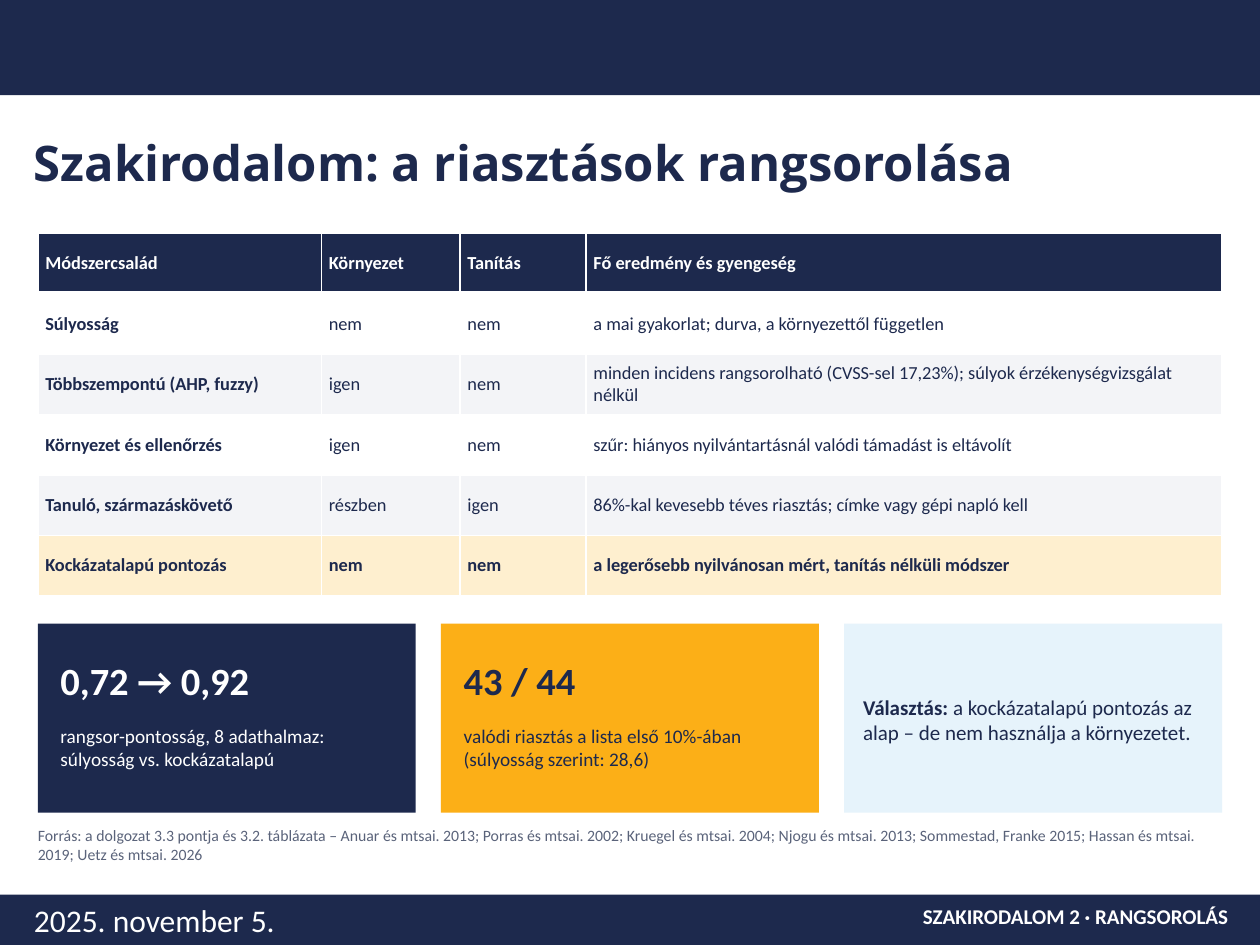
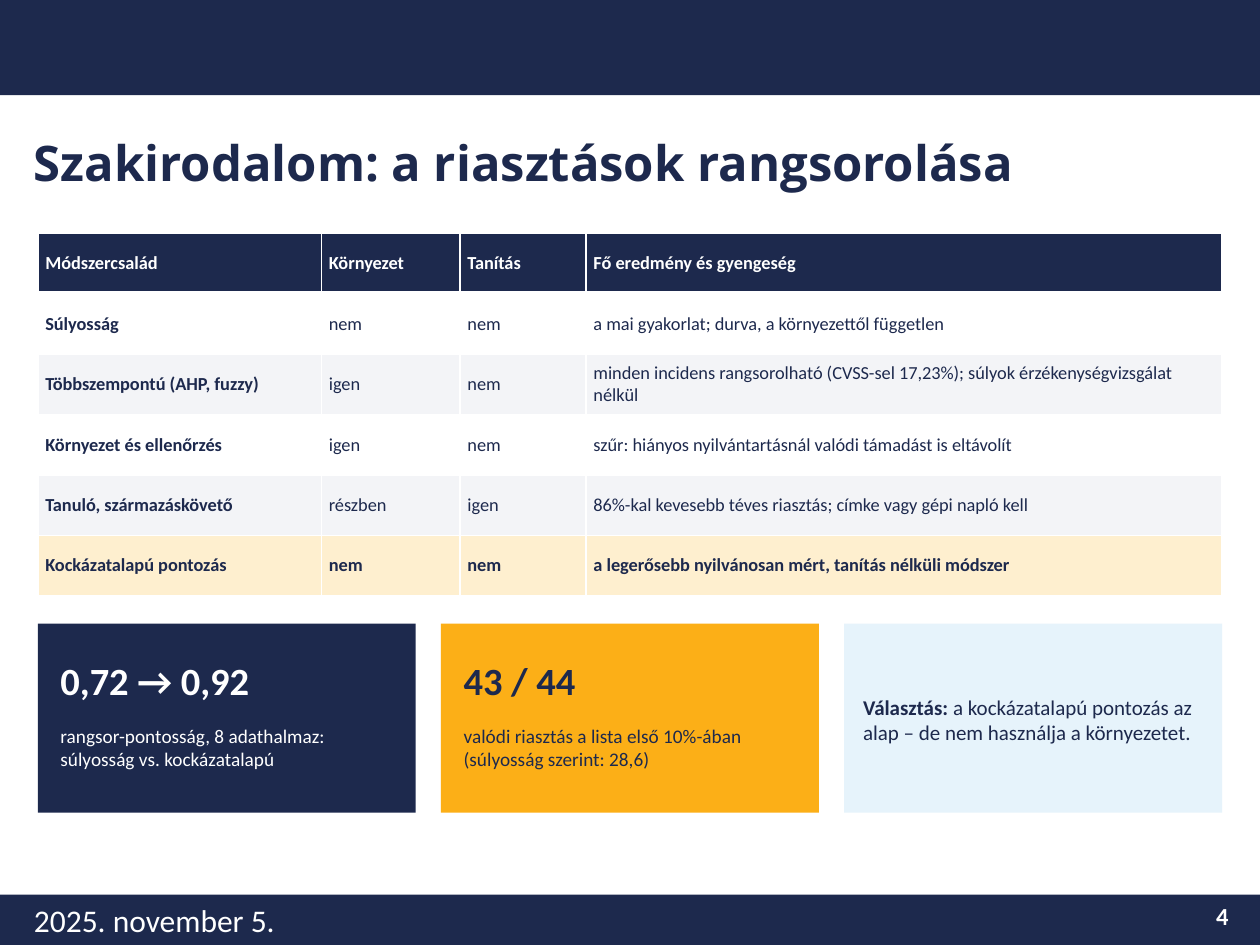
Before and after one commit to nagyjozsef0311/diplomamunka-alert-aggregation, a slide deck: slide 4 of docs/prezentaciok/dm2_beszamolo.pptx. Drawn at 1260x945 pixels with LibreOffice and Linux fonts; fonts in the diff are those of the drawing; background and template pictures are left out. Boxes give left, top, right and bottom in pixels: in the first picture for what was removed or moved away, otherwise in the second. Text is boxed around its words. In the diff, an @@ line names an element or a change of style, - is before the commit and + after.

```diff
--- a/docs/prezentaciok/dm2_beszamolo.pptx
+++ b/docs/prezentaciok/dm2_beszamolo.pptx
@@ text removed at box(38, 830, 1195, 862) @@
-Forrás: a dolgozat 3.3 pontja és 3.2. táblázata – Anuar és mtsai. 2013; Porras és mtsai. 2002; Kruegel és mtsai. 2004; Njogu és mtsai. 2013; Sommestad, Franke 2015; Hassan és mtsai. 2019; Uetz és mtsai. 2026
@@ text at box(1216, 909, 1228, 925): text changed; size 12 to 14 pt @@
-SZAKIRODALOM 2 · RANGSOROLÁS
+4
```
Also in this commit, not shown: 5 other slides changed, 1 slide added, 2 other files.
